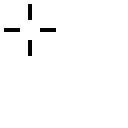
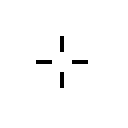
Two versions of the same layered image (128 x 128). Layer-by-layer changes:
painted on "Cross" over [4, 4, 88, 88]
